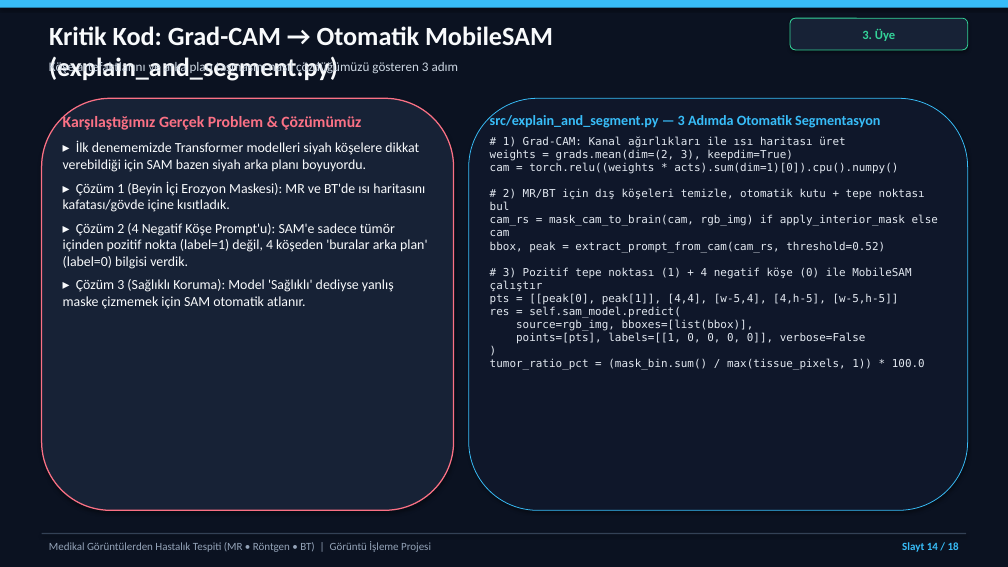
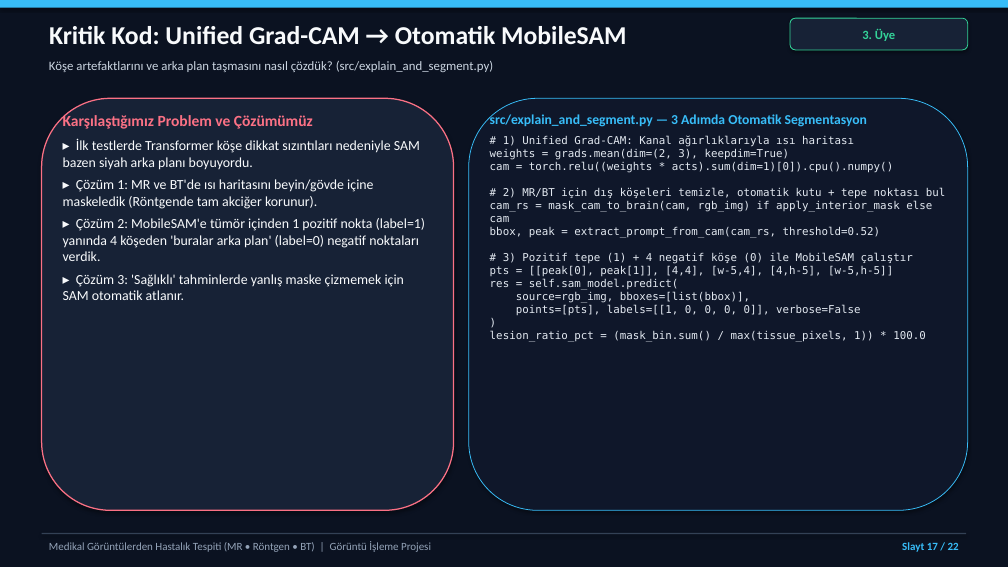
Before and after one commit to berkay01akin/medeical_disase_dedect, a slide deck: slide 17 of docs/Sunum_Medikal_Goruntu_Tespiti.pptx (slide 14 before the commit). Drawn at 1008x567 pixels with LibreOffice and Linux fonts; fonts in the diff are those of the drawing. Boxes give left, top, right and bottom in pixels: in the first picture for what was removed or moved away, otherwise in the second. Text is boxed around its words. In the diff, an @@ line names an element or a change of style, - is before the commit and + after.

```diff
--- a/docs/Sunum_Medikal_Goruntu_Tespiti.pptx
+++ b/docs/Sunum_Medikal_Goruntu_Tespiti.pptx
@@ text at bbox=[49, 26, 626, 44]: text changed; size 25 to 24.5 pt @@
-Kritik Kod: Grad-CAM → Otomatik MobileSAM (explain_and_segment.py)
+Kritik Kod: Unified Grad-CAM → Otomatik MobileSAM
@@ text at bbox=[49, 61, 493, 72]: text changed; size 12.5 to 12.2 pt @@
-Köşe artefaktlarını ve arka plan taşmasını nasıl çözdüğümüzü gösteren 3 adım
+Köşe artefaktlarını ve arka plan taşmasını nasıl çözdük? (src/explain_and_segment.py)
@@ text at bbox=[63, 113, 425, 300]: text changed @@
-Karşılaştığımız Gerçek Problem & Çözümümüz
-▸ İlk denememizde Transformer modelleri siyah köşelere dikkat verebildiği için SAM bazen siyah arka planı boyuyordu.
-▸ Çözüm 1 (Beyin İçi Erozyon Maskesi): MR ve BT'de ısı haritasını kafatası/gövde içine kısıtladık.
-▸ Çözüm 2 (4 Negatif Köşe Prompt'u): SAM'e sadece tümör içinden pozitif nokta (label=1) değil, 4 köşeden 'buralar arka plan' (label=0) bilgisi verdik.
-▸ Çözüm 3 (Sağlıklı Koruma): Model 'Sağlıklı' dediyse yanlış maske çizmemek için SAM otomatik atlanır.
+Karşılaştığımız Problem ve Çözümümüz
+▸ İlk testlerde Transformer köşe dikkat sızıntıları nedeniyle SAM bazen siyah arka planı boyuyordu.
+▸ Çözüm 1: MR ve BT'de ısı haritasını beyin/gövde içine maskeledik (Röntgende tam akciğer korunur).
+▸ Çözüm 2: MobileSAM'e tümör içinden 1 pozitif nokta (label=1) yanında 4 köşeden 'buralar arka plan' (label=0) negatif noktaları verdik.
+▸ Çözüm 3: 'Sağlıklı' tahminlerde yanlış maske çizmemek için SAM otomatik atlanır.
@@ text at bbox=[490, 113, 867, 127]: size 13.5 to 13 pt in "src/explain_and_segment.py — 3 Adımda Otomatik Segmentasyon" @@
@@ text at bbox=[490, 136, 946, 342]: text changed; size 10.4 to 10.3 pt @@
-# 1) Grad-CAM: Kanal ağırlıkları ile ısı haritası üret
-weights = grads.mean(dim=(2, 3), keepdim=True)
-cam = torch.relu((weights * acts).sum(dim=1)[0]).cpu().numpy()
-# 2) MR/BT için dış köşeleri temizle, otomatik kutu + tepe noktası bul
-cam_rs = mask_cam_to_brain(cam, rgb_img) if apply_interior_mask else cam
-bbox, peak = extract_prompt_from_cam(cam_rs, threshold=0.52)
-# 3) Pozitif tepe noktası (1) + 4 negatif köşe (0) ile MobileSAM çalıştır
-pts = [[peak[0], peak[1]], [4,4], [w-5,4], [4,h-5], [w-5,h-5]]
-res = self.sam_model.predict(
-source=rgb_img, bboxes=[list(bbox)],
-points=[pts], labels=[[1, 0, 0, 0, 0]], verbose=False
-)
-tumor_ratio_pct = (mask_bin.sum() / max(tissue_pixels, 1)) * 100.0
+# 1) Unified Grad-CAM: Kanal ağırlıklarıyla ısı haritası
+weights = grads.mean(dim=(2, 3), keepdim=True)
+cam = torch.relu((weights * acts).sum(dim=1)[0]).cpu().numpy()
+# 2) MR/BT için dış köşeleri temizle, otomatik kutu + tepe noktası bul
+cam_rs = mask_cam_to_brain(cam, rgb_img) if apply_interior_mask else cam
+bbox, peak = extract_prompt_from_cam(cam_rs, threshold=0.52)
+# 3) Pozitif tepe (1) + 4 negatif köşe (0) ile MobileSAM çalıştır
+pts = [[peak[0], peak[1]], [4,4], [w-5,4], [4,h-5], [w-5,h-5]]
+res = self.sam_model.predict(
+source=rgb_img, bboxes=[list(bbox)],
+points=[pts], labels=[[1, 0, 0, 0, 0]], verbose=False
+)
+lesion_ratio_pct = (mask_bin.sum() / max(tissue_pixels, 1)) * 100.0
@@ text at bbox=[902, 542, 959, 552]: text changed @@
-Slayt 14 / 18
+Slayt 17 / 22
```
Also in this commit, not shown: 15 other slides changed, 6 slides added, 2 slides removed, 6 other files.
